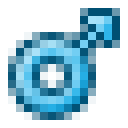
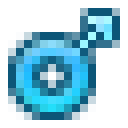
Layers edited between the first and the second 128px x 128px image:
added layer "Слой 1" above "Слой 0" over (x1=16, y1=16, x2=112, y2=112)
hid "Слой 0" over (x1=16, y1=16, x2=112, y2=112)
